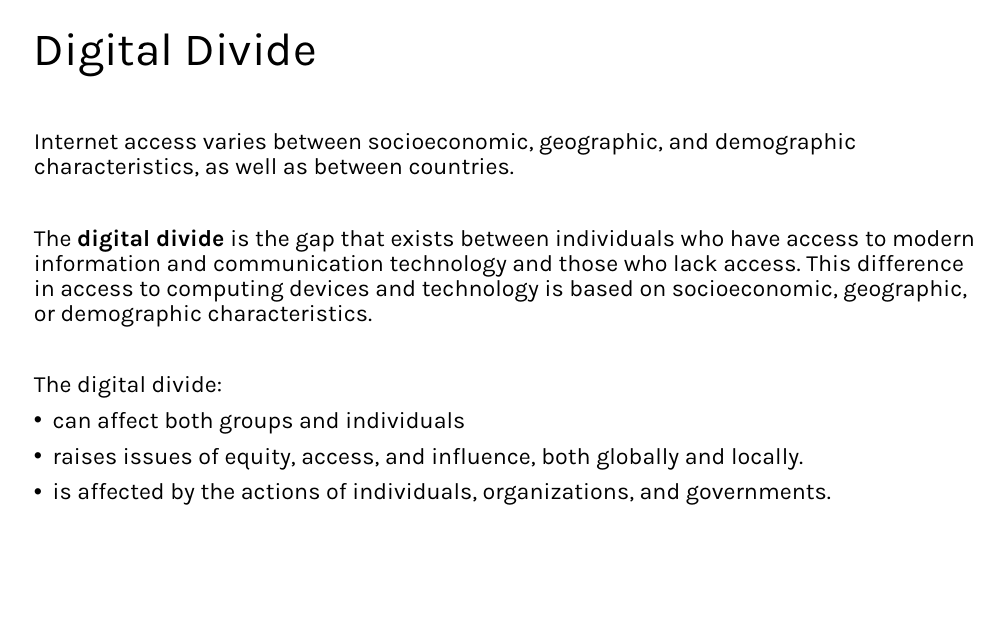
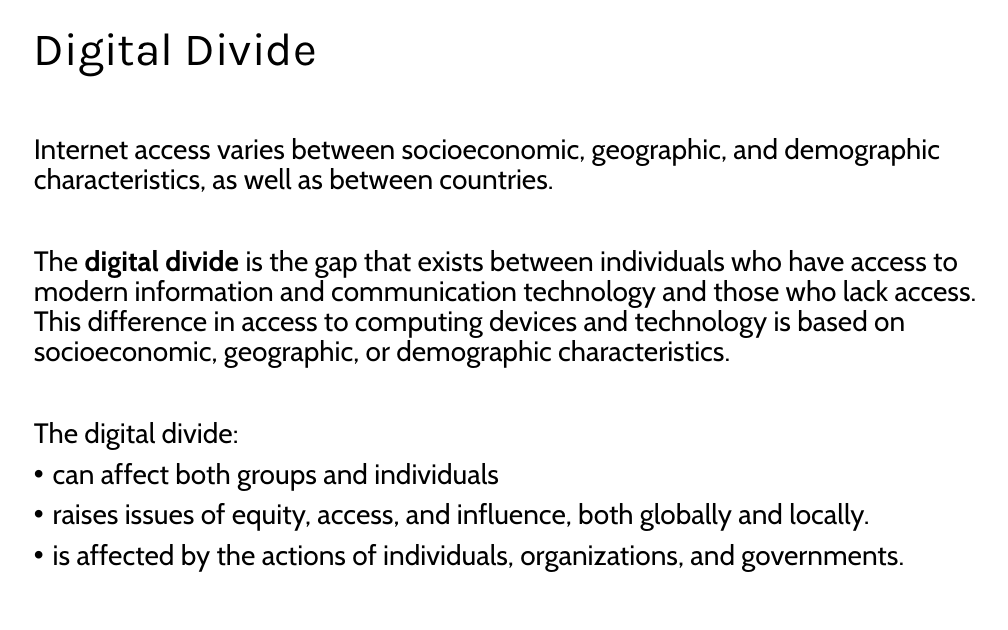
Before and after one commit to LongBaoNguyen/longbaonguyen.github.io, a slide deck: slide 6 of courses/apcsp/lect19.pptx. Drawn at 1008x630 pixels with LibreOffice and Linux fonts; fonts in the diff are those of the drawing. Boxes give left, top, right and bottom in pixels: in the first picture for what was removed or moved away, otherwise in the second. Text is boxed around its words. In the diff, an @@ line names an element or a change of style, - is before the commit and + after.

```diff
--- a/courses/apcsp/lect19.pptx
+++ b/courses/apcsp/lect19.pptx
@@ text "Internet access varies between socioeconomic, ..." at [34,138,977,572]: size 16.7 to 20 pt, font Karla to Cabin @@
```
Also in this commit, not shown: 2 other slides changed, 2 other files.
